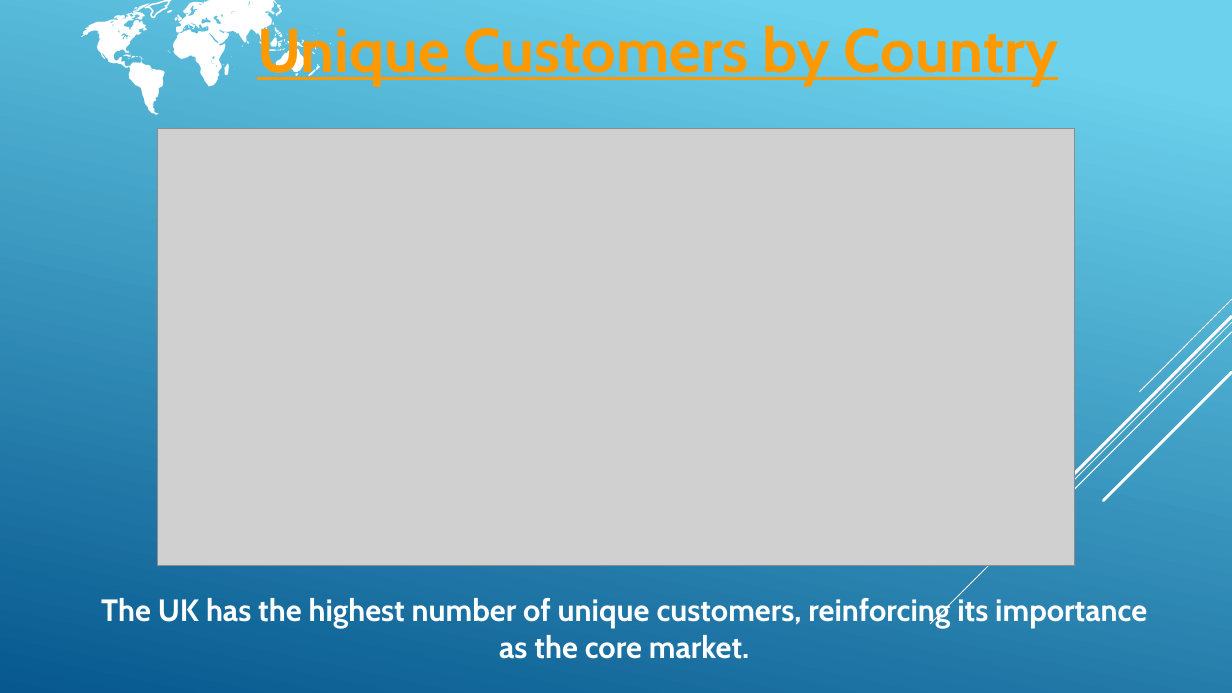
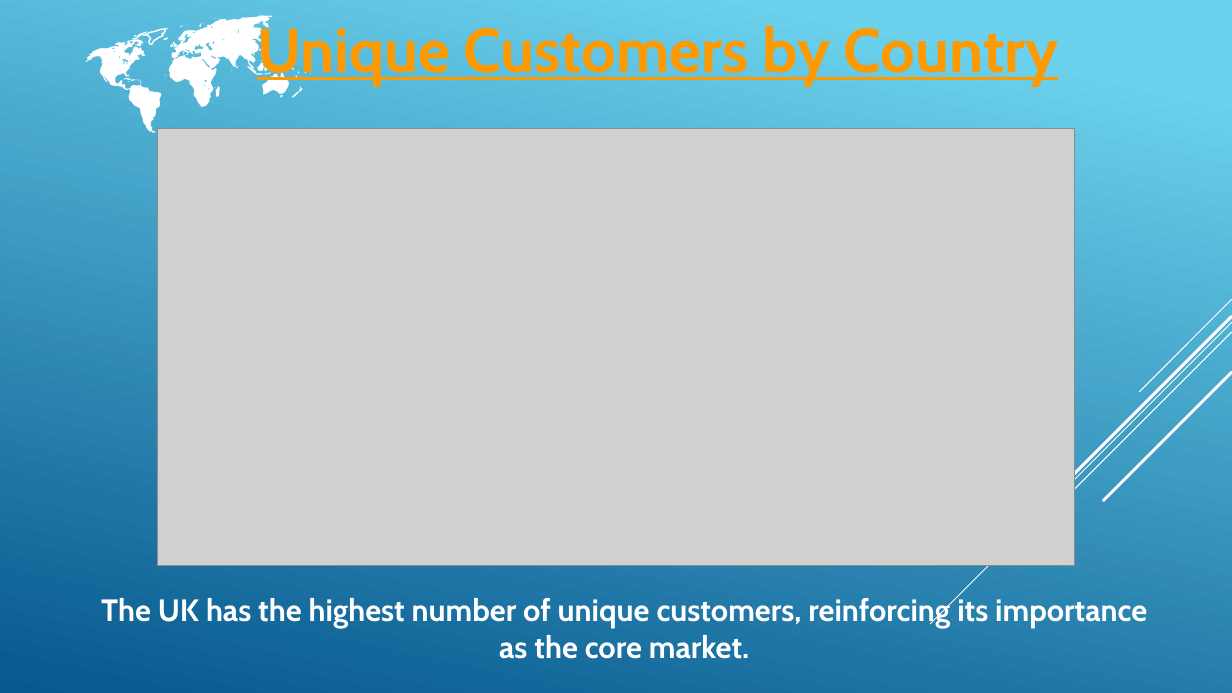
Before and after one commit to Inette289/sales-performance-and-customer-insights, a slide deck: slide 8 of reports/2024 Sales Performance & Customer Insights Dashboard 2.pptx. Drawn at 1232x693 pixels with LibreOffice and Linux fonts; fonts in the diff are those of the drawing; grey boxes stand for pictures. Boxes give left, top, right and bottom in pixels: in the first picture for what was removed or moved away, otherwise in the second. Text is boxed around its words. In the diff, an @@ line names an element or a change of style, - is before the commit and + after.

```diff
--- a/reports/2024 Sales Performance & Customer Insights Dashboard 2.pptx
+++ b/reports/2024 Sales Performance & Customer Insights Dashboard 2.pptx
@@ text "🗺" at box(68, 0, 697, 151): size 88 to 80 pt @@
```
Also in this commit, not shown: 4 other slides changed, 4 other files.
